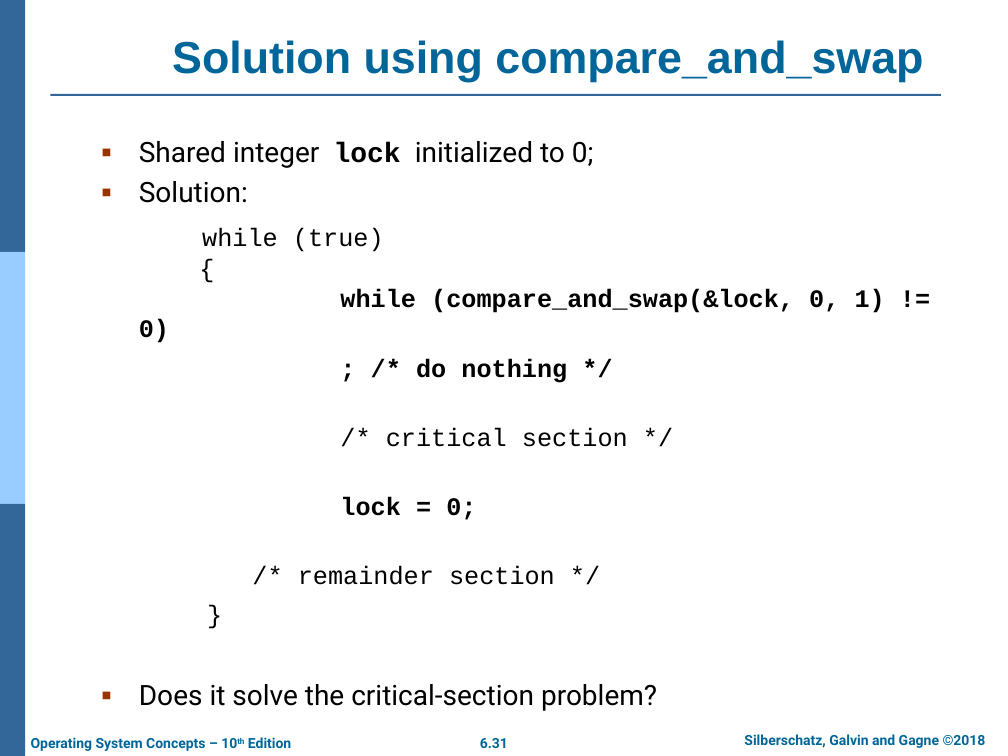
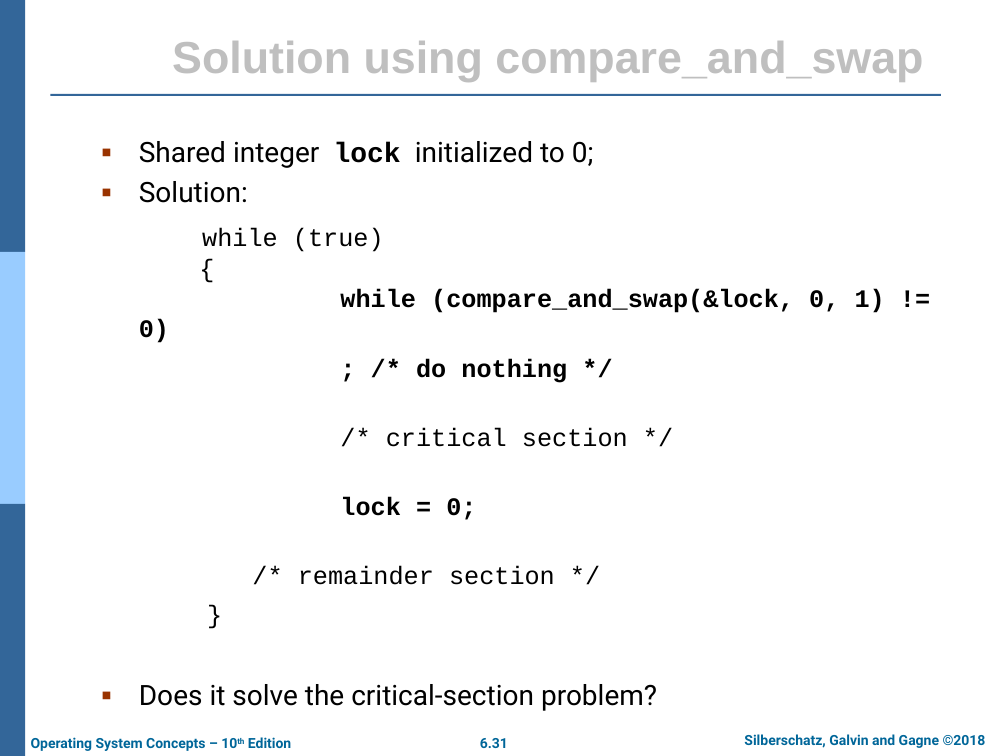
Before and after one commit to chriswjh/chriswjh.github.io, a slide deck: slide 31 of OSu/Chap06.pptx. Drawn at 1008x756 pixels with LibreOffice and Linux fonts; fonts in the diff are those of the drawing; background and template pictures are left out. Boxes give left, top, right and bottom in pixels: in the first picture for what was removed or moved away, otherwise in the second. Text is boxed around its words. In the diff, an @@ line names an element or a change of style, - is before the commit and + after.

```diff
--- a/OSu/Chap06.pptx
+++ b/OSu/Chap06.pptx
@@ title "Solution using compare_and_swap" at box(172, 41, 923, 82): text colour #006699 to #BFBFBF @@
```
Also in this commit, not shown: 9 other slides changed, 2 other files.
